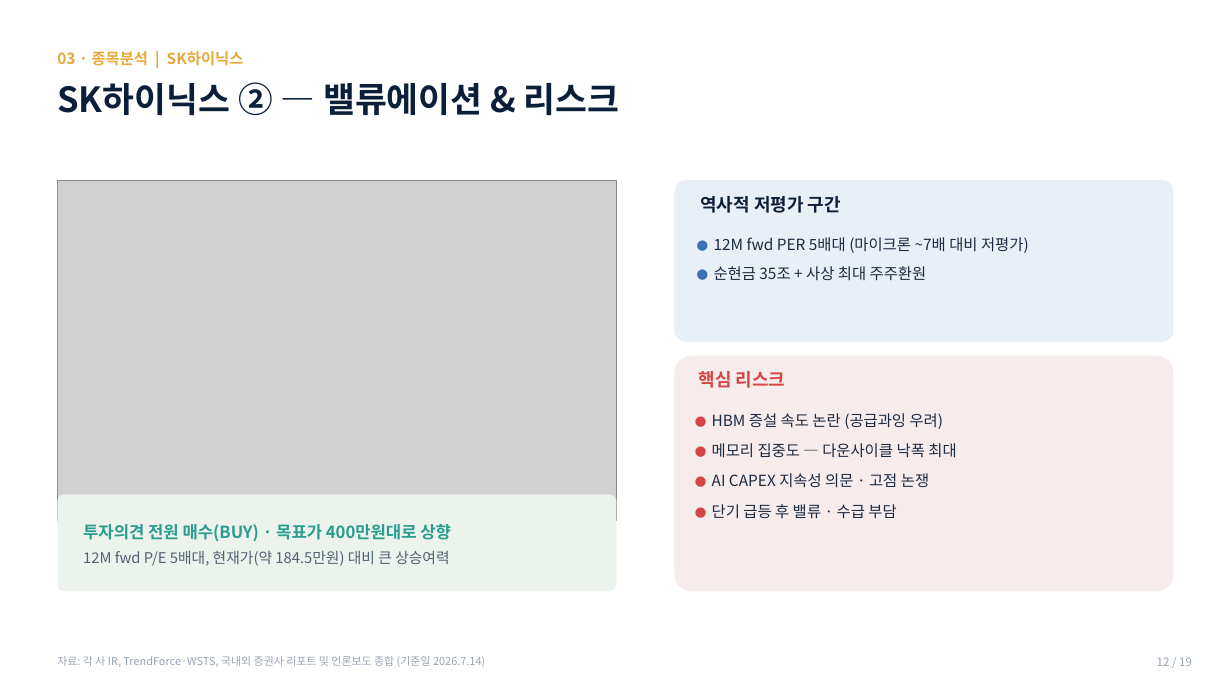
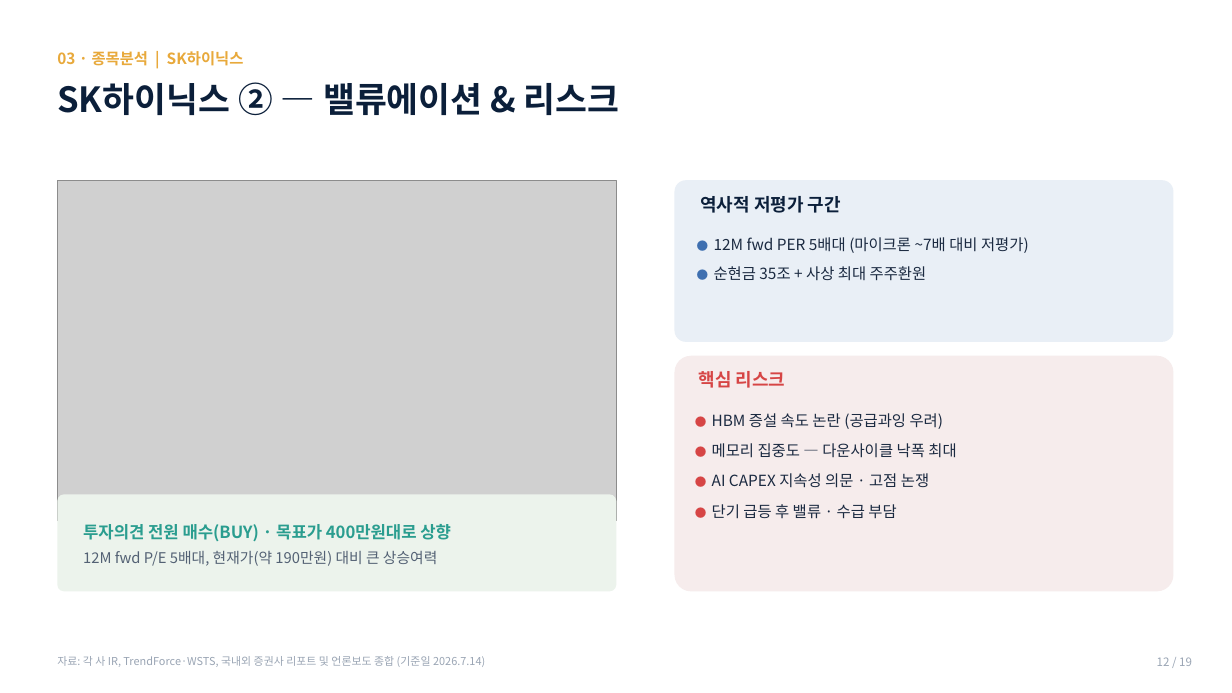
Before and after one commit to hanaroline/work_1, a slide deck: slide 12 of 반도체_고객세미나_2026.7.14.pptx. Drawn at 1232x693 pixels with LibreOffice and Linux fonts; fonts in the diff are those of the drawing; grey boxes stand for pictures. Boxes give left, top, right and bottom in pixels: in the first picture for what was removed or moved away, otherwise in the second. Text is boxed around its words. In the diff, an @@ line names an element or a change of style, - is before the commit and + after.

```diff
--- a/반도체_고객세미나_2026.7.14.pptx
+++ b/반도체_고객세미나_2026.7.14.pptx
@@ text at (x1=83, y1=551, x2=437, y2=566): text changed @@
-12M fwd P/E 5배대, 현재가(약 184.5만원) 대비 큰 상승여력
+12M fwd P/E 5배대, 현재가(약 190만원) 대비 큰 상승여력
```
Also in this commit, not shown: 3 other slides changed.
